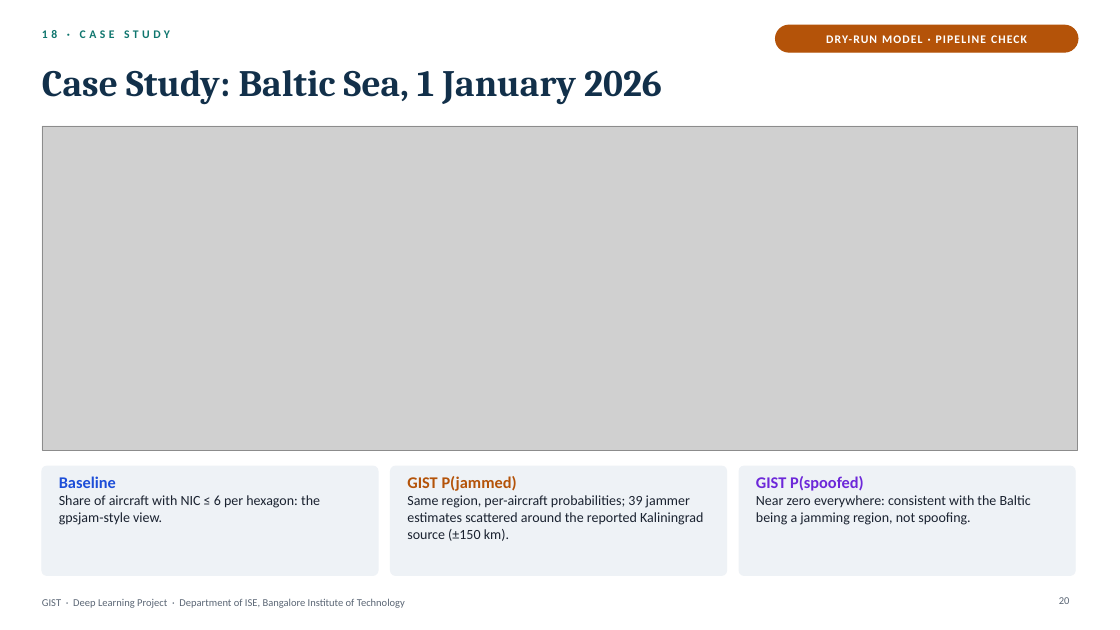
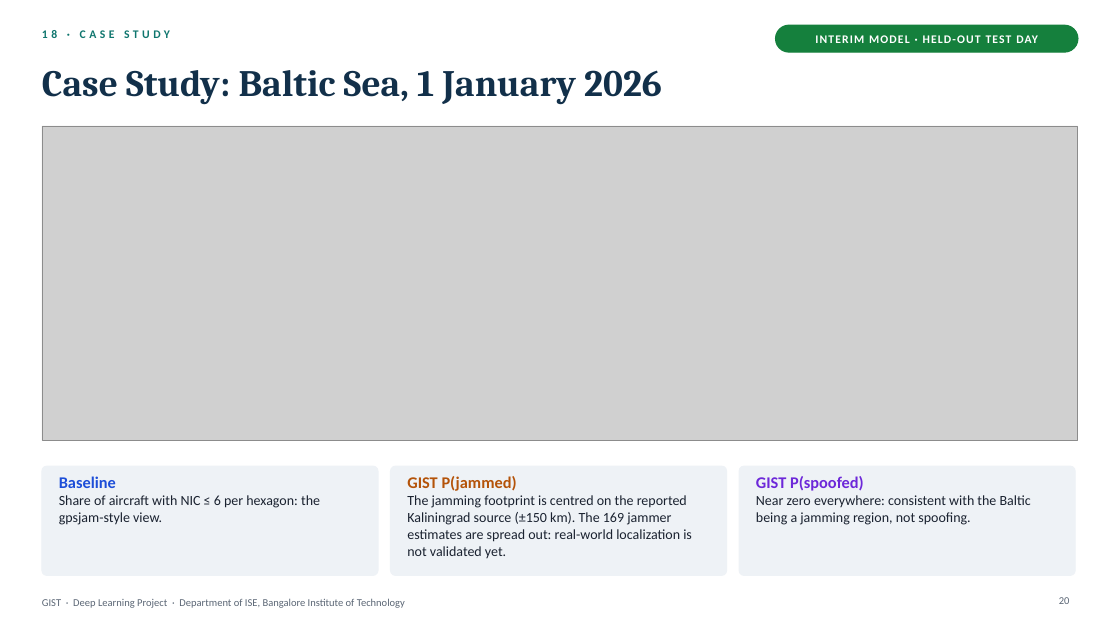
Before and after one commit to mevichitra/gist-gnss-interference, a slide deck: slide 20 of presentation/GIST_DL_Project.pptx. Drawn at 1120x630 pixels with LibreOffice and Linux fonts; fonts in the diff are those of the drawing; grey boxes stand for pictures. Boxes give left, top, right and bottom in pixels: in the first picture for what was removed or moved away, otherwise in the second. Text is boxed around its words. In the diff, an @@ line names an element or a change of style, - is before the commit and + after.

```diff
--- a/presentation/GIST_DL_Project.pptx
+++ b/presentation/GIST_DL_Project.pptx
@@ rounded rectangle at box(776, 25, 1078, 52): fill #B45309 to #15803D; outline #B45309 1 pt to #15803D 1 pt @@
@@ text at box(815, 35, 1038, 43): text changed @@
-DRY-RUN MODEL · PIPELINE CHECK
+INTERIM MODEL · HELD-OUT TEST DAY
@@ picture: place and size @@
-picture at box(42, 126, 1078, 450)
+picture at box(42, 126, 1078, 440)
@@ text at box(407, 495, 692, 558): text changed @@
-Same region, per-aircraft probabilities; 39 jammer estimates scattered around the reported Kaliningrad source (±150 km).
+The jamming footprint is centred on the reported Kaliningrad source (±150 km). The 169 jammer estimates are spread out: real-world localization is not validated yet.
```
Also in this commit, not shown: 6 other slides changed, 8 other files.
